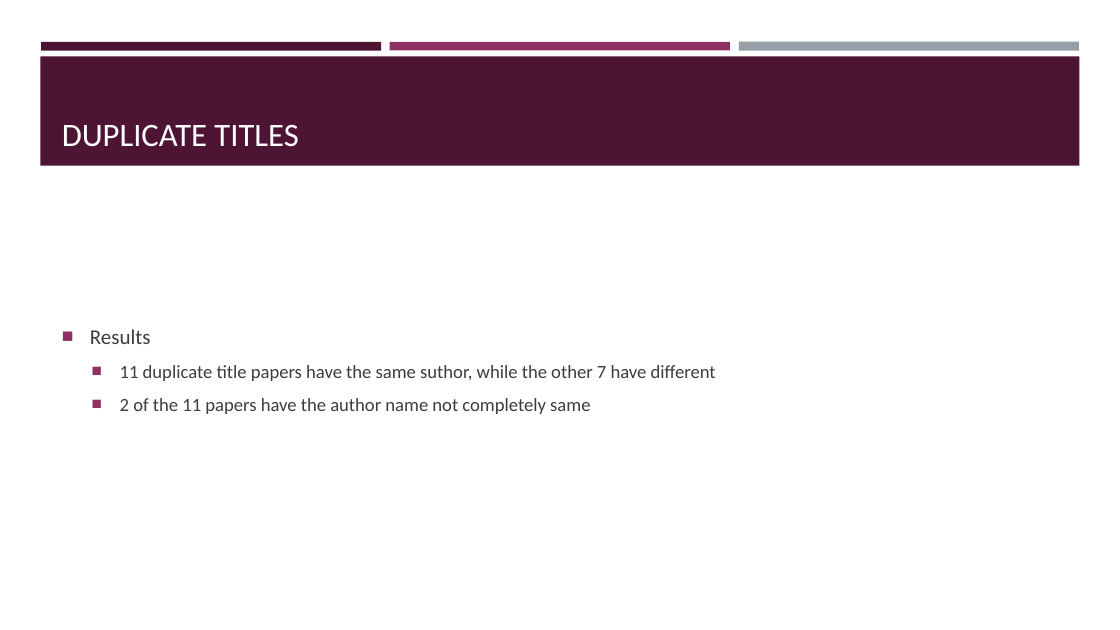
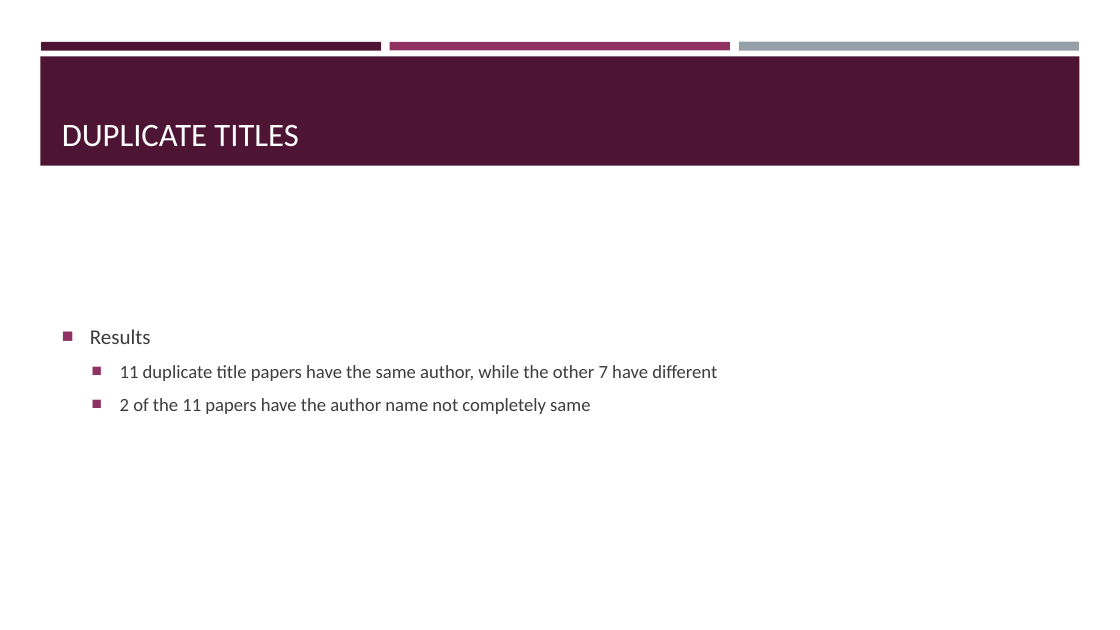
Before and after one commit to shenks0628/WoS_Data_Analysis_Tool, a slide deck: slide 8 of presentation/20240306/presentation-20240306.pptx. Drawn at 1120x630 pixels with LibreOffice and Linux fonts; fonts in the diff are those of the drawing. Boxes give left, top, right and bottom in pixels: in the first picture for what was removed or moved away, otherwise in the second. Text is boxed around its words. In the diff, an @@ line names an element or a change of style, - is before the commit and + after.

```diff
--- a/presentation/20240306/presentation-20240306.pptx
+++ b/presentation/20240306/presentation-20240306.pptx
@@ text at bbox=[120, 365, 717, 381]: text changed @@
-  ■ 11 duplicate title papers have the same suthor, while the other 7 have different
+  ■ 11 duplicate title papers have the same author, while the other 7 have different
```
Also in this commit, not shown: 1 other file.
